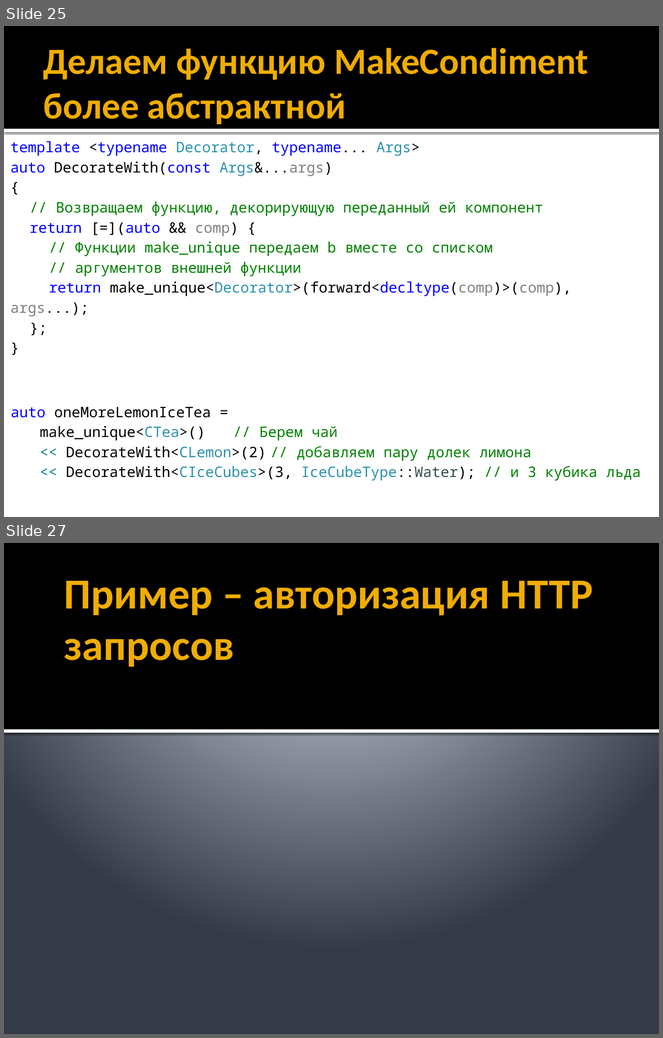
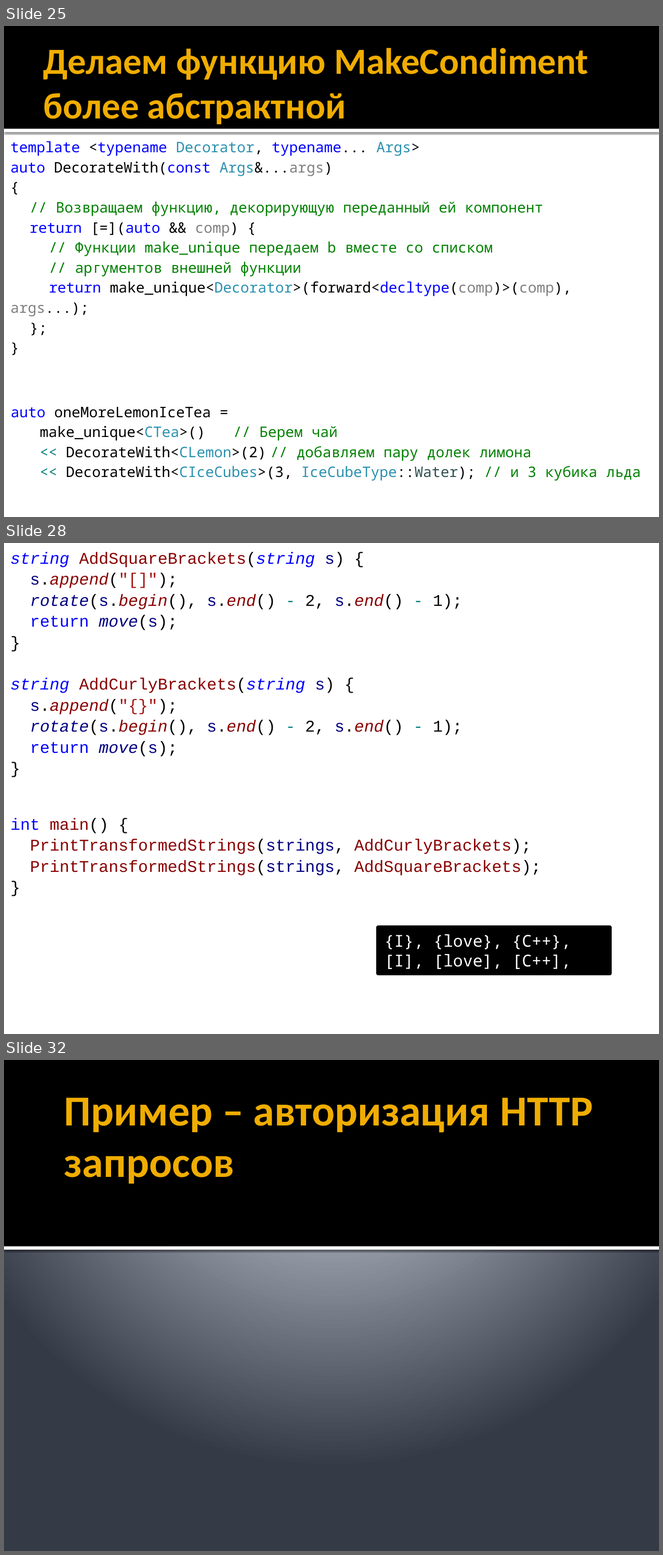
Before and after one commit to alexey-malov/ood, a slide deck: lectures/03.decorator/decorator.pptx. Shown one above the other, each under a label of ours: slides 25 and 27 before the commit, slides 25, 28 and 32 after it; the slides between them are not shown. The pictures are 663x1038 and 663x1555 pixels, drawn with LibreOffice and Linux fonts; fonts in the diff are those of the drawing. Boxes give left, top, right and bottom in pixels: in the first picture for what was removed or moved away, otherwise in the second. Text is boxed around its words. In the diff, an @@ line names an element or a change of style, - is before the commit and + after.

```diff
--- a/lectures/03.decorator/decorator.pptx
+++ b/lectures/03.decorator/decorator.pptx
@@ slide 28 added at <box>4,543,659,1034</box>, background #FFFFFF @@
@@ text added at <box>10,552,463,757</box>, 18 pt, text #880000 @@
+string AddSquareBrackets(string s) {
+s.append("[]");
+rotate(s.begin(), s.end() - 2, s.end() - 1);
+return move(s);
+}
+string AddCurlyBrackets(string s) {
+s.append("{}");
+rotate(s.begin(), s.end() - 2, s.end() - 1);
+return move(s);
+}
@@ text added at <box>10,818,541,876</box>, 18 pt, text #880000 @@
+int main() {
+PrintTransformedStrings(strings, AddCurlyBrackets);
+PrintTransformedStrings(strings, AddSquareBrackets);
+}
@@ rectangle added at <box>378,928,610,974</box>, fill #000000, outline #000000 3.78 pt, 18 pt, text #FFFFFF @@
+{I}, {love}, {C++},
+[I], [love], [C++],
@@ what was slide 27 is now slide 32 @@
```
Also in this commit, not shown: 1 slide changed, 5 other slides added, 6 other files.
